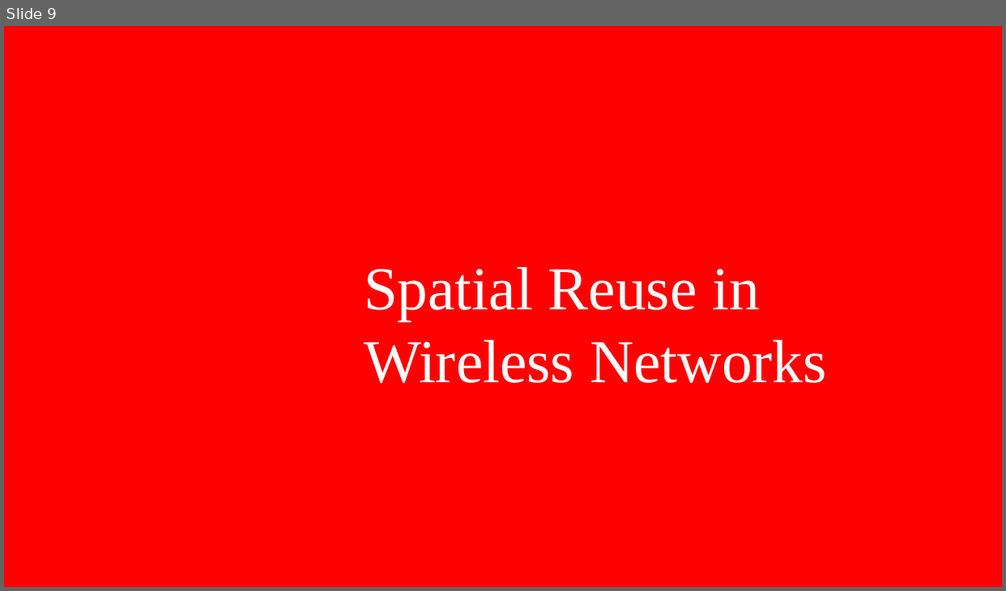
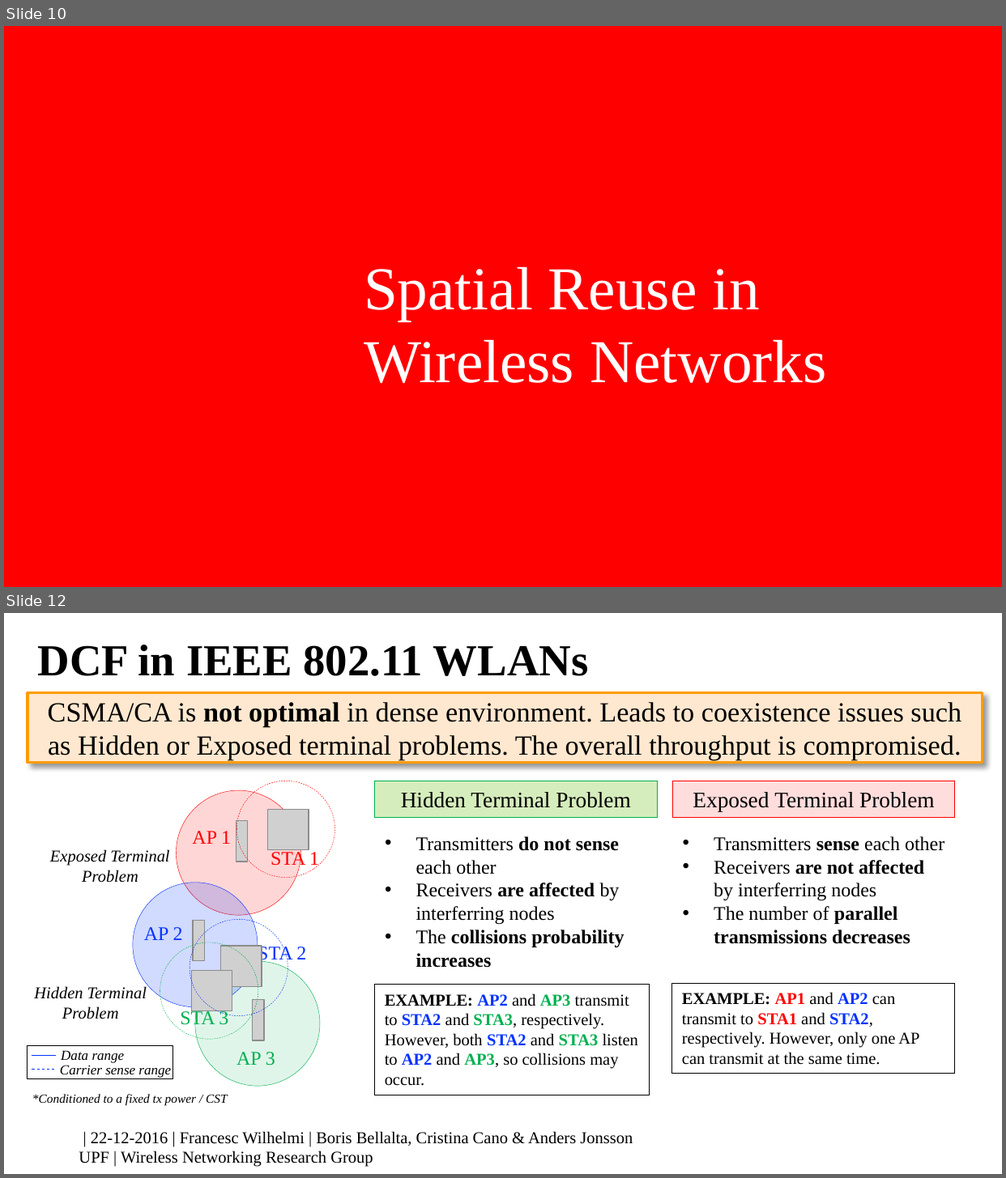
Before and after one commit to BelmY/thesis_proposal, a slide deck: Presentation/thesis_proposal.pptx. Shown one above the other, each under a label of ours: slide 9 before the commit, slides 10 and 12 after it; the slides between them are not shown. The pictures are 1006x591 and 1006x1178 pixels, drawn with LibreOffice and Linux fonts; fonts in the diff are those of the drawing; grey boxes stand for pictures; background and template pictures are left out. Boxes give left, top, right and bottom in pixels: in the first picture for what was removed or moved away, otherwise in the second. Text is boxed around its words. In the diff, an @@ line names an element or a change of style, - is before the commit and + after.

Commit message:
Reviewed version (Boris)

```diff
--- a/Presentation/thesis_proposal.pptx
+++ b/Presentation/thesis_proposal.pptx
@@ slide 12 added at bbox=[4, 613, 1002, 1174], background #FFFFFF @@
@@ title added at bbox=[37, 645, 589, 676], 32 pt, text #000000, bold @@
+DCF in IEEE 802.11 WLANs
@@ rectangle added at bbox=[28, 693, 983, 763], fill #FFE8CF, outline #FF9C00 2 pt, 20 pt, text #000000 @@
+CSMA/CA is not optimal in dense environment. Leads to coexistence issues such as Hidden or Exposed terminal problems. The overall throughput is compromised.
@@ rectangle added at bbox=[374, 781, 657, 818], fill #92D050 at 38% opacity, outline #00B050 0.75 pt, 16 pt, text #000000 @@
+Hidden Terminal Problem
@@ rectangle added at bbox=[672, 781, 954, 818], fill #FFC6C5 at 59% opacity, outline #FF0000 0.75 pt, 16 pt, text #000000 @@
+Exposed Terminal Problem
@@ text added at bbox=[416, 837, 624, 968], 14 pt, text #000000 @@
+• Transmitters do not sense each other
+• Receivers are affected by interferring nodes
+• The collisions probability increases
@@ text added at bbox=[714, 837, 944, 944], 14 pt, text #000000 @@
+• Transmitters sense each other
+• Receivers are not affected by interferring nodes
+• The number of parallel transmissions decreases
@@ rectangle added at bbox=[375, 984, 650, 1095], outline #000000 0.75 pt, 12 pt, text #000000 @@
+EXAMPLE: AP2 and AP3 transmit to STA2 and STA3, respectively. However, both STA2 and STA3 listen to AP2 and AP3, so collisions may occur.
@@ rectangle added at bbox=[672, 983, 955, 1074], outline #000000 0.75 pt, 12 pt, text #000000 @@
+EXAMPLE: AP1 and AP2 can transmit to STA1 and STA2, respectively. However, only one AP can transmit at the same time.
@@ group added at bbox=[27, 781, 334, 1106]: 11 texts, 6 ellipses, 6 pictures, 2 lines, 1 rectangle @@
+Exposed Terminal Problem
+STA 1
+STA 2
+AP 1
+STA 3
+AP 2
+AP 3
+Hidden Terminal Problem
+*Conditioned to a fixed tx power / CST
+Data range
+Carrier sense range
@@ text added at bbox=[79, 1131, 633, 1167], 12 pt, text #000000 @@
+| 22-12-2016 | Francesc Wilhelmi | Boris Bellalta, Cristina Cano & Anders Jonsson
+UPF | Wireless Networking Research Group
@@ what was slide 9 is now slide 10 @@
```
Also in this commit, not shown: 4 slides changed, 25 other slides added, 11 slides removed, 27 other files.
